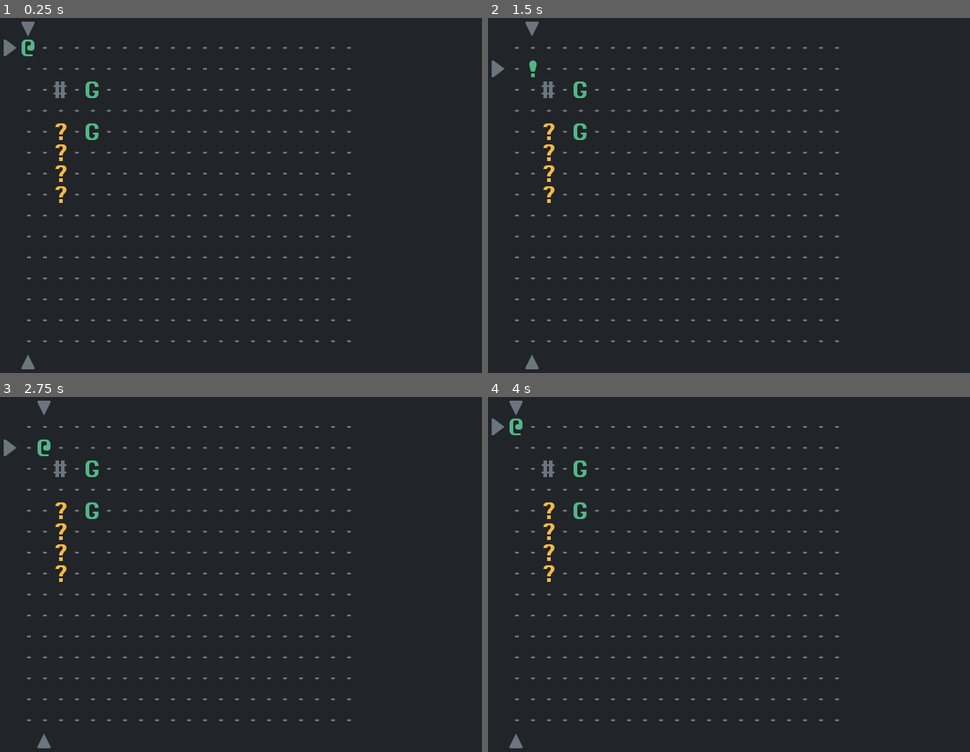
Above: before the commit, frames 1-4 (two rows, left to right).
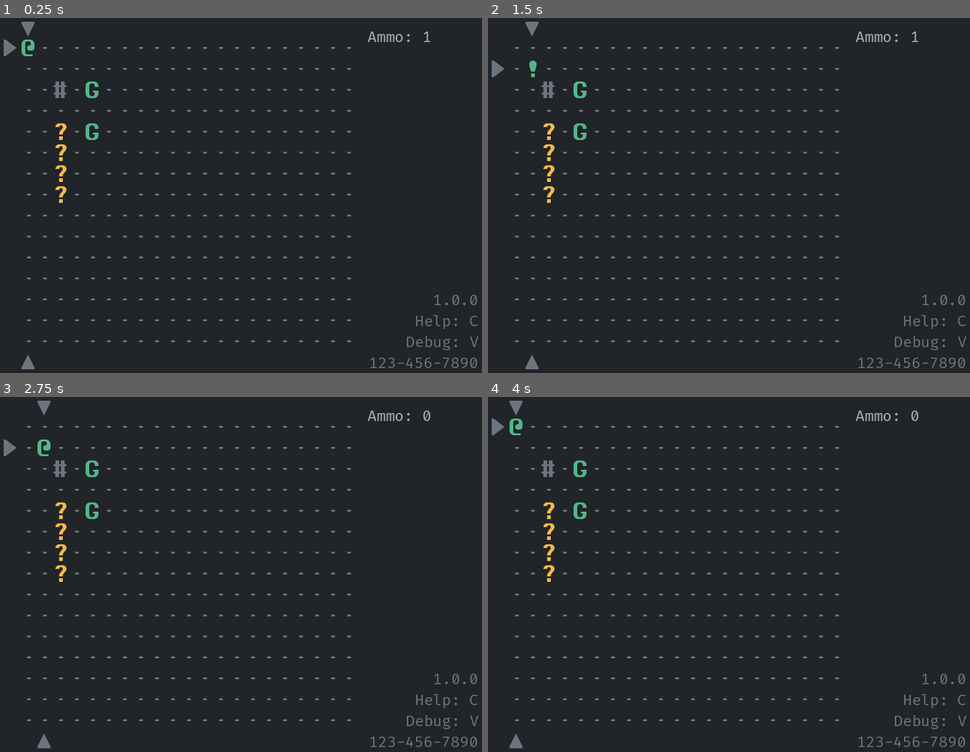
Above: after the commit, the same moments.

Repository: Bozar/godot-4-roguelike-tutorial
Game: Godot game, scene res://scene/main/main_screen.tscn
Two runs of this game, one before a commit and one after it. Both use one fixed random seed, a clock stepped at 60 frames per second and the inputs below.
Inputs:
- Up to frame 1 (0.25 s): no input
- Up to frame 2 (1.5 s): tap Enter at 0.5 s; hold D (move_right) 0.53-1.28 s; tap Space (aim) at 0.6, 1.25, 1.35 s; hold S (move_down) from 1.28 s (still down)
- Up to frame 3 (2.75 s): tap Enter at 2 s; release S (move_down) at 2.03 s; hold D (move_right) from 2.03 s (still down); tap Space (aim) at 2.1 s
- Up to frame 4 (4 s): tap Space (aim) at 2.75, 2.85, 3.6 s; release D (move_right) at 2.78 s; hold W (move_up) 2.78-3.53 s; tap Enter at 3.5 s; hold A (move_left) from 3.53 s (still down)

The runs differ from the first frame. In frame 1, 0.6% of the frame differs, in the area x 76-100%, y 3-99%; in frame 2, 0.6%; in frame 3, 0.6%; in frame 4, 0.6%.

Commit message:
Bind game data to sidebar GUI.

Diff:
--- a/library/node_reference.gd
+++ b/library/node_reference.gd
@@ -8,6 +8,8 @@
 const SPRITE_TAG: String = "SpriteTag"
 const SCHEDULE: String = "Schedule"
 const ACTOR_ACTION: String = "ActorAction"
+
+const SIDEBAR: String = "Sidebar"
 
 const SPRITE_FACTORY: String = "/root/SpriteFactory"
 const SPRITE_STATE: String = "/root/SpriteState"
@@ -39,7 +41,7 @@
     },
     SCHEDULE: {
         SIGNAL_TURN_STARTED: [
-            PLAYER_INPUT, PC_ACTION, ACTOR_ACTION,
+            PLAYER_INPUT, PC_ACTION, ACTOR_ACTION, SIDEBAR,
         ],
     },
 }
@@ -56,4 +58,7 @@
     SCHEDULE: [
         SCHEDULE_HELPER,
     ],
+    PC_ACTION: [
+        SIDEBAR,
+    ],
 }
--- a/scene/main/main_screen.gd
+++ b/scene/main/main_screen.gd
@@ -9,6 +9,7 @@
     RenderingServer.set_default_clear_color(Palette.get_color({},
             MainTag.BACKGROUND, true))
     $InitWorld.create_world()
+    $Sidebar.init_gui()
     $Schedule.start_next_turn()
 
 
--- a/scene/sidebar/footnote_label.gd
+++ b/scene/sidebar/footnote_label.gd
@@ -4,3 +4,25 @@
 
 func _ready() -> void:
     _set_font(false)
+
+
+func init_gui() -> void:
+    text = "%s\n%s\n%s\n%s" % [
+        _get_version(), _get_help(), _get_debug(), _get_seed()
+    ]
+
+
+func _get_version() -> String:
+    return "1.0.0"
+
+
+func _get_help() -> String:
+    return "Help: C"
+
+
+func _get_debug() -> String:
+    return "Debug: V"
+
+
+func _get_seed() -> String:
+    return "123-456-7890"
--- a/scene/sidebar/sidebar.gd
+++ b/scene/sidebar/sidebar.gd
@@ -1,2 +1,25 @@
 class_name Sidebar
 extends CustomMarginContainer
+
+
+var _ref_PcAction: PcAction
+
+@onready var _ref_FootnoteLabel: FootnoteLabel = $SidebarVBox/FootnoteLabel
+@onready var _ref_StatusLabel: StatusLabel = $SidebarVBox/StatusLabel
+
+
+func init_gui() -> void:
+    _ref_StatusLabel._ref_PcAction = _ref_PcAction
+
+    _ref_FootnoteLabel.init_gui()
+    _ref_StatusLabel.init_gui()
+
+
+func update_gui() -> void:
+    _ref_StatusLabel.update_gui()
+
+
+func _on_Schedule_turn_started(sprite: Sprite2D) -> void:
+    if not sprite.is_in_group(SubTag.PC):
+        return
+    update_gui()
--- a/scene/sidebar/status_label.gd
+++ b/scene/sidebar/status_label.gd
@@ -2,5 +2,20 @@
 extends CustomLabel
 
 
+var _ref_PcAction: PcAction
+
+
 func _ready() -> void:
     _set_font(true)
+
+
+func init_gui() -> void:
+    update_gui()
+
+
+func update_gui() -> void:
+    text = "%s" % _get_ammo()
+
+
+func _get_ammo() -> String:
+    return "Ammo: %d" % _ref_PcAction.ammo
